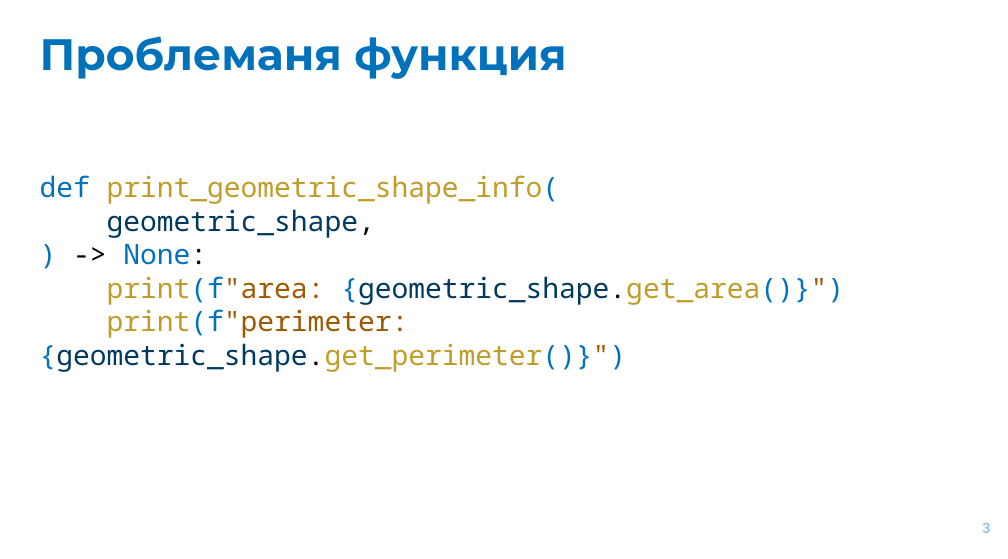
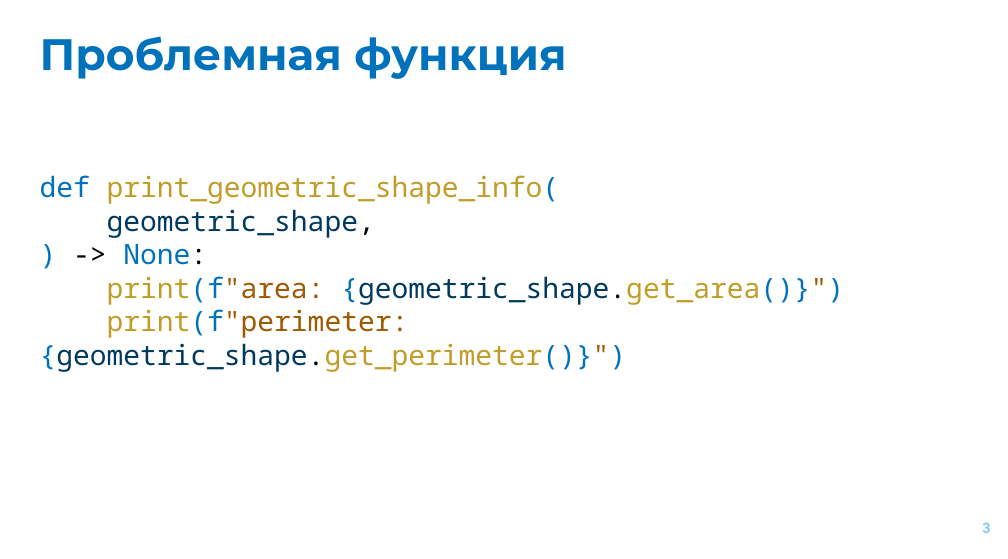
Before and after one commit to EvgrafovMichail/python_mipt_dafe, a slide deck: slide 3 of lessons/sem01/lesson12/protocols.pptx. Drawn at 1008x559 pixels with LibreOffice and Linux fonts; fonts in the diff are those of the drawing. Boxes give left, top, right and bottom in pixels: in the first picture for what was removed or moved away, otherwise in the second. Text is boxed around its words. In the diff, an @@ line names an element or a change of style, - is before the commit and + after.

Commit message:
Fix typos and logic of some sem1-les12 presentation's slides

```diff
--- a/lessons/sem01/lesson12/protocols.pptx
+++ b/lessons/sem01/lesson12/protocols.pptx
@@ title at (40,36,566,79): text changed @@
-Проблеманя функция
+Проблемная функция
```
Also in this commit, not shown: 3 other slides changed.
